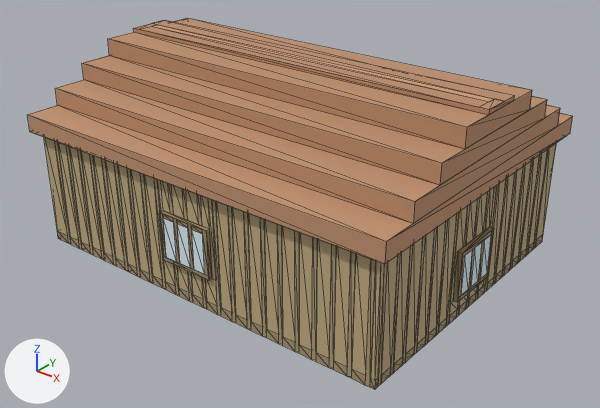
Before and after pictures for a commit that changed the glTF model assets/edificios/cocina_comunal_03.glb.
Camera for both pictures: a 50 mm lens placed at (15.91, -17.6, 9.31), pointed at (5.42, -4.48, 1.18). Lighting does not change. The marker at lower left points along +X, +Y and +Z. The picture after the commit comes second. Mesh edges are drawn as thin lines. Vertices at exactly the same position are counted once.

The first picture shows 'cocina_comunal_03'.
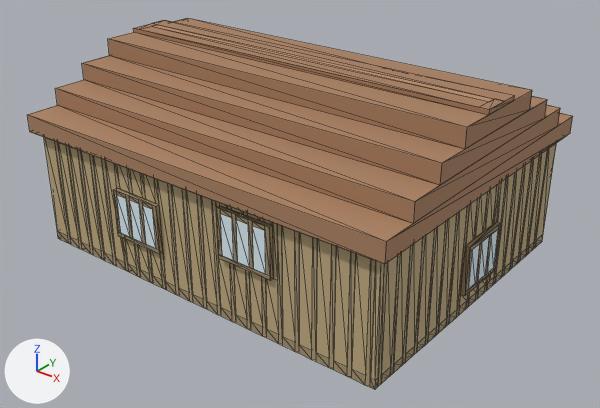
The newer file is also turned or shifted as a whole; pictures and numbers use the older file's frame.

Location of each change, (x1, y1, x2, y2) in pixels of the pictures (600 x 408 px; the box of a moved part takes in the faces that stretch with it):
part 1 of me_cocina_comunal_03, moved or reshaped
    before: (114, 163, 506, 338)
    after: (113, 163, 506, 338)
part 2 of me_cocina_comunal_03, recoloured
    both: (27, 18, 573, 289)

Diff of the bpy script that builds the scene:
```diff
--- a/assets/edificios/cocina_comunal_03.glb.py
+++ b/assets/edificios/cocina_comunal_03.glb.py
@@ me_cocina_comunal_03 @@
-me_cocina_comunal_03.from_pydata(...)  # 827 vertices, 1026 faces; spans x 0.4..9.8, y -7.8..-0.4, z 0.0..4.4
+me_cocina_comunal_03.from_pydata(...)  # 879 vertices, 1086 faces; spans x 0.4..9.8, y -7.8..-0.4, z 0.0..4.4
+# me_cocina_comunal_03 part 1
+# 99 vertices are removed from x 0.5..9.7, y -7.7..-0.5, z 0.0..2.7
+# 194 faces are deleted
+# 6 vertices in x 0.6, y -4.3..-3.9, z 0.4..1.5 move by (0.0, 0.0, 0.4)
+# 4 vertices in x 9.7, y -4.4..-4.0, z 0.6..1.5 move by (0.0, 0.2, 0.0)
+# 41 vertices are added at x 0.5..7.3, y -7.7..-0.5, z 0.5..2.5
+# 8 new vertices lie (0.0, 0.0, 0.9) away from vertices in x 3.0..4.3, y -7.6, z 0.0
+# 8 new vertices lie (0.0, 0.0, -0.7) away from vertices in x 3.0..4.3, y -7.6, z 2.7
+# 8 new vertices lie (0.0, 0.0, 1.2) away from vertices in x 5.9..7.4, y -7.6, z 0.2
+# 7 new vertices lie (0.0, 0.1, 0.0) away from vertices in x 0.6..9.6, y -3.9..-0.6, z 0.0..2.7
+# 6 new vertices lie (0.0, 0.3, 0.0) away from vertices in x 0.6..9.7, y -3.8..-3.7, z 0.5..1.9
+# 6 new vertices lie (0.0, -0.1, 0.0) away from vertices in x 3.0..9.7, y -7.6..-4.5, z 0.6..2.0
+# 6 new vertices lie (0.0, 0.0, -0.2) away from vertices in x 6.2..7.1, y -7.6, z 2.7
+# 5 new vertices lie (0.2, 0.0, 0.0) away from vertices in x 3.9..7.1, y -7.6..-0.6, z 0.0..2.7
+# 6 new vertices lie (0.0, 0.1, 0.0) away from vertices in x 0.6..9.6, y -3.5..-0.6, z 0.0..1.9
+# 6 new vertices lie (0.0, 0.0, 0.1) away from vertices in x 3.0..9.7, y -7.7..-0.5, z 0.2..1.5
+# 5 new vertices lie (0.0, 0.1, 0.0) away from vertices in x 0.6..9.7, y -3.4, z 0.5..1.9
+# 6 new vertices lie (0.1, 0.0, 0.0) away from vertices in x 3.0..9.6, y -7.7..-3.3, z 0.5..2.7
+# 5 new vertices lie (-0.1, 0.0, 0.0) away from vertices in x 0.6..7.4, y -7.7..-3.3, z 0.8..2.0
+# 6 new vertices lie (0.0, -0.1, 0.0) away from vertices in x 0.5..9.7, y -7.6..-3.3, z 0.5..2.5
+# 5 new vertices lie (0.3, 0.0, 0.0) away from vertices in x 3.1..4.1, y -7.7..-0.5, z 0.2..2.0
+# 5 new vertices lie (-0.3, 0.0, 0.0) away from vertices in x 4.2..7.2, y -7.7, z 1.0..2.5
+# 6 new vertices lie (0.0, 0.0, 0.9) away from vertices in x 3.5..7.2, y -7.7, z 1.0..1.5
+# 6 new vertices lie (0.0, 0.0, 0.9) away from vertices in x 0.5..6.4, y -7.7..-3.7, z 0.9..1.5
+# 254 new faces join them
+# me_cocina_comunal_03 part 2: 82 kept faces spanning x 0.4..9.8, y -7.8..-0.4, z 0.6..4.4 get new vertex colours; the middle colour goes from brown #be906e to brown #aa8162
 me_cocina_comunal_03.materials.append(mat_vertexcolor)
```
